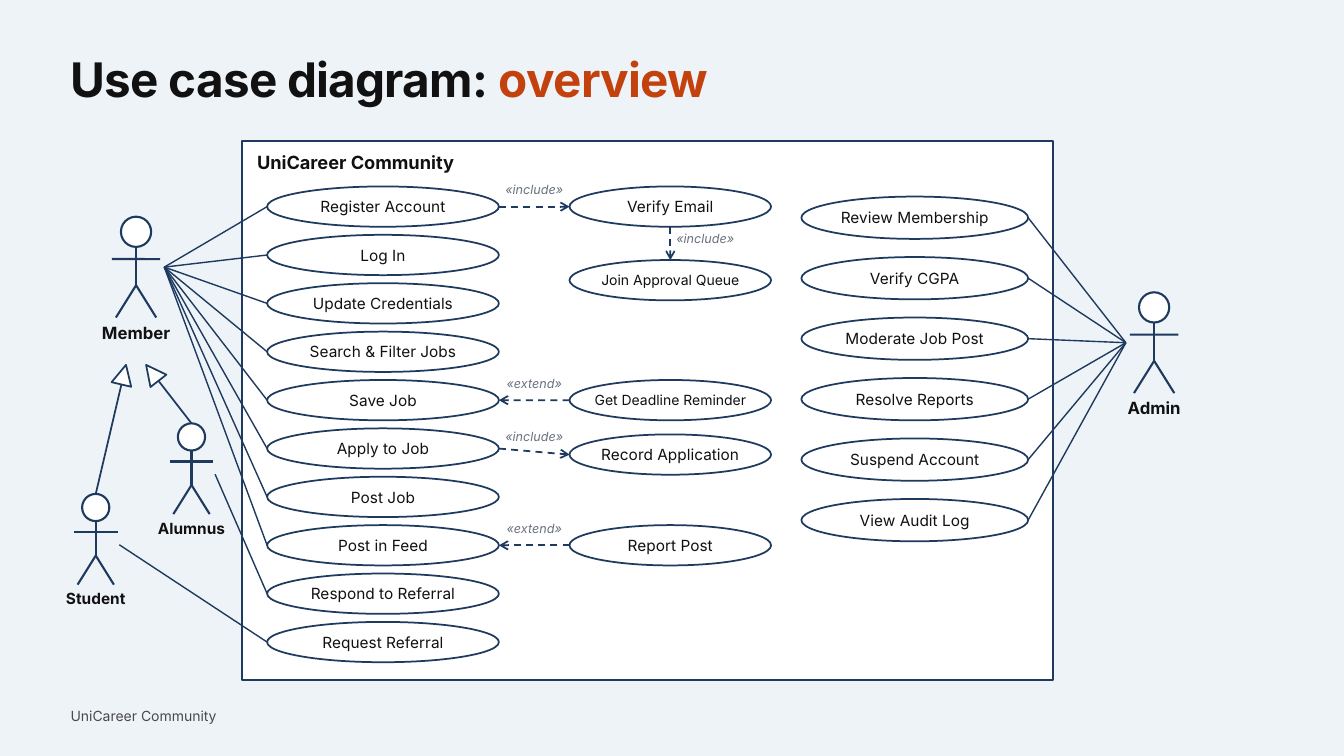
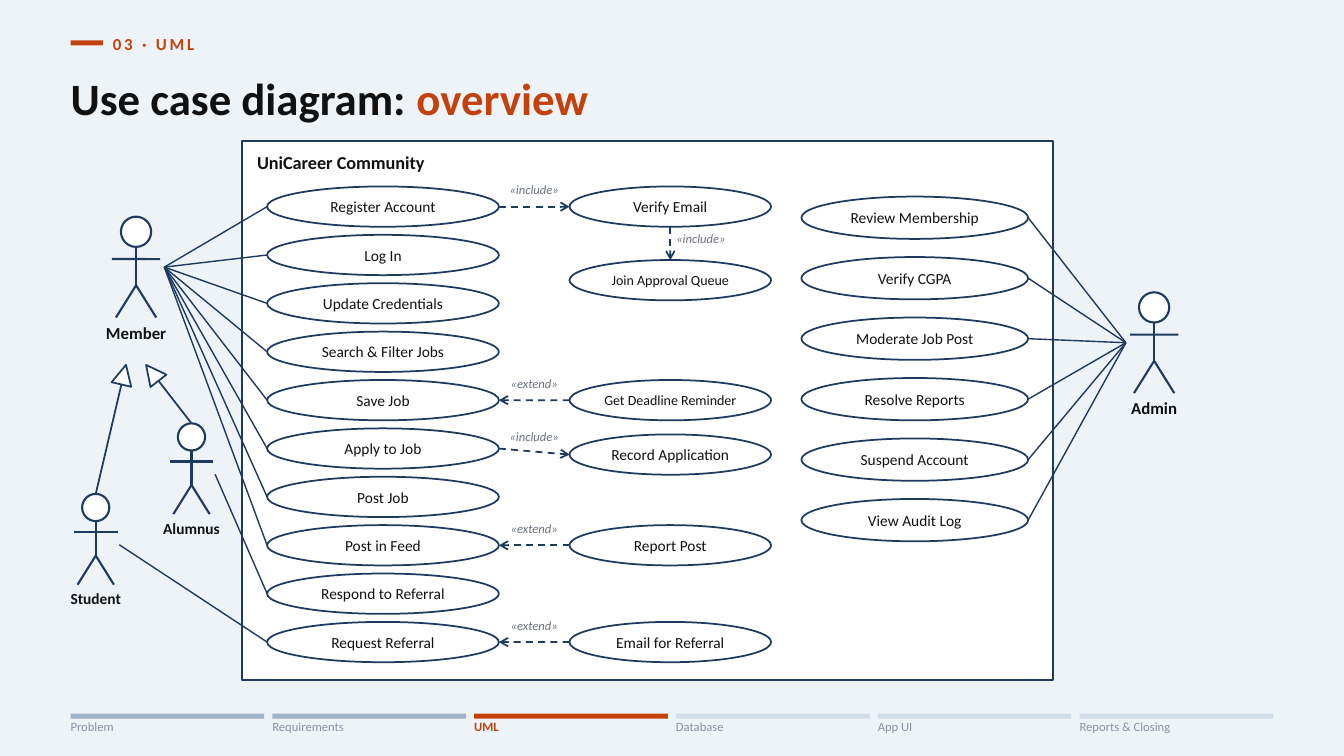
Before and after one commit to sooooojib/CAMPUS_JOB_HUNTING, a slide deck: slide 2 of presentation/03_UML_Diagrams.pptx. Drawn at 1344x756 pixels with LibreOffice and Linux fonts; fonts in the diff are those of the drawing. Boxes give left, top, right and bottom in pixels: in the first picture for what was removed or moved away, otherwise in the second. Text is boxed around its words. In the diff, an @@ line names an element or a change of style, - is before the commit and + after.

Commit message:
docs(presentation): update defense presentation decks, full deck merge, ER diagrams, and assets
- Reorganize modular defense presentation decks (01 through 06)
- Add unified full presentation deck (UniCareer_Full_Presentation.pptx)
- Update ER diagram exports (PDF, PNG, SVG)
- Update slide generators, theme config, and real table samples
- Archive legacy slide iterations in presentation/_archive/

```diff
--- a/presentation/03_UML_Diagrams.pptx
+++ b/presentation/03_UML_Diagrams.pptx
@@ rectangle added at (71, 40, 103, 45), fill #C2410C @@
@@ text added at (113, 39, 194, 50), 12 pt, text #C2410C, bold @@
+03 · UML
@@ title "Use case diagram: overview": place and size @@
-title "Use case diagram: overview" at (71, 60, 708, 108)
+title "Use case diagram: overview" at (71, 83, 588, 123)
@@ title "Use case diagram: overview" at (71, 83, 588, 123): size 34 to 32 pt, font Inter to Calibri, letter spacing -0.5 to 0 pt; vertical alignment top to middle @@
@@ font Inter to Calibri in 31 elements at (257, 156, 425, 172), (330, 201, 435, 215), (364, 251, 402, 264), (323, 298, 442, 312), (322, 346, 444, 357), (356, 395, 409, 406), (344, 443, 421, 457), (357, 492, 409, 503), (345, 540, 420, 551), (321, 588, 445, 602), (331, 637, 434, 651), (106, 327, 166, 339), (163, 523, 220, 534), (71, 593, 121, 604), (633, 201, 707, 215), (604, 395, 736, 405), (611, 449, 729, 463), (634, 541, 707, 554), (510, 185, 559, 194), (612, 275, 729, 288), (676, 234, 725, 243), (511, 379, 558, 388), (510, 432, 559, 441), (511, 524, 558, 533), (851, 212, 979, 226), (878, 273, 952, 287), (856, 333, 973, 344), (865, 394, 965, 408), (861, 454, 968, 468), (868, 515, 962, 529), (1131, 402, 1177, 414) @@
@@ text added at (511, 621, 558, 630), 9 pt, text #6B7280, italic @@
+«extend»
@@ ellipse added at (570, 622, 771, 662), fill #FFFFFF, outline #1E3A5F 1.25 pt @@
@@ arrow added from (570, 642) to (499, 642), #1E3A5F 1.25 pt dashed @@
@@ text added at (616, 637, 724, 648), 11 pt, text #111111 @@
+Email for Referral
@@ text removed at (71, 710, 217, 724) @@
-UniCareer Community
@@ rectangle added at (71, 714, 264, 719), fill #9FB3C8 @@
@@ rectangle added at (272, 714, 466, 719), fill #9FB3C8 @@
@@ rectangle added at (474, 714, 667, 719), fill #C2410C @@
@@ rectangle added at (677, 714, 870, 719), fill #D3DDE8 @@
@@ rectangle added at (878, 714, 1072, 719), fill #D3DDE8 @@
@@ rectangle added at (1080, 714, 1273, 719), fill #D3DDE8 @@
@@ text added at (71, 722, 114, 731), 9 pt, text #8A94A6 @@
+Problem
@@ text added at (272, 722, 344, 733), 9 pt, text #8A94A6 @@
+Requirements
@@ text added at (474, 722, 499, 731), 9 pt, text #C2410C, bold @@
+UML
@@ text added at (676, 722, 724, 731), 9 pt, text #8A94A6 @@
+Database
@@ text added at (878, 723, 912, 733), 9 pt, text #8A94A6 @@
+App UI
@@ text added at (1080, 722, 1171, 733), 9 pt, text #8A94A6 @@
+Reports & Closing
```
Also in this commit, not shown: 13 other slides changed, 44 other files.
